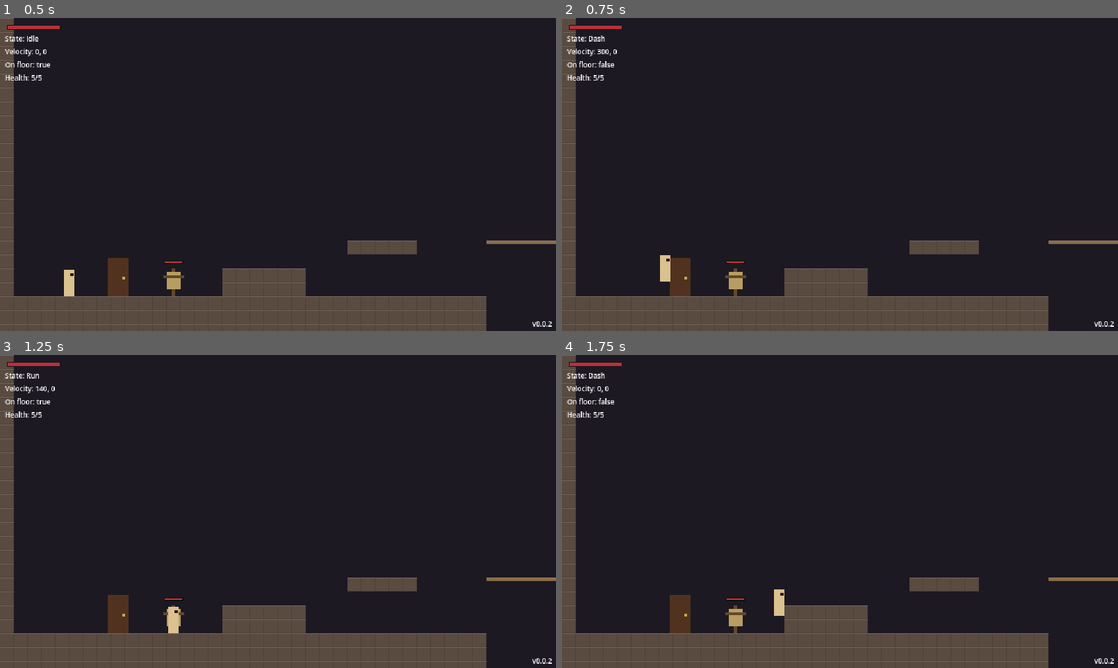
Above: before the commit, frames 1-4 (two rows, left to right).
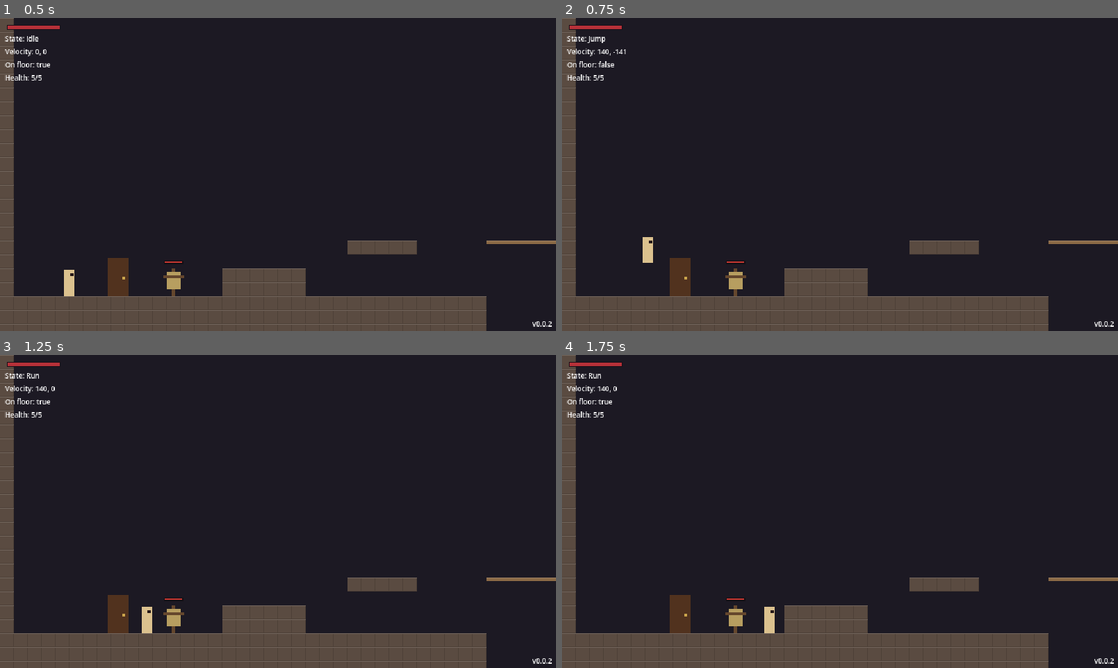
Above: after the commit, the same moments.

Repository: yuriisytnyk1996/The-Last-Sich
Game: Godot game, scene res://levels/world.tscn
The game is run twice, just before and just after one commit, with the same random seed, the same clock (stepped at 60 frames per second) and the same inputs.
Inputs:
- Up to frame 1 (0.5 s): no input
- Up to frame 2 (0.75 s): tap Enter at 0.5 s; hold D (move_right) from 0.53 s (still down); hold Space (jump) from 0.53 s (still down); tap K (dash) at 0.6 s
- Up to frame 3 (1.25 s): keep holding D (move_right); keep holding Space (jump)
- Up to frame 4 (1.75 s): keep holding D (move_right); release Space (jump) at 1.28 s; tap Space (jump) at 1.35, 1.52 s; tap K (dash) at 1.55 s

Frame 1 is identical in both runs. In frame 2, 0.4% of the frame differs, in the area x 4-20%, y 5-85%; in frame 3, 0.3%; in frame 4, 0.4%, in the area x 5-40%, y 5-89%.

Commit message:
fix(player): make dash a ground-only move
Jump and Fall no longer start a dash, so pressing dash after jumping,
falling or jumping off a ladder does nothing, and the air dash is gone.
wants_dash() needs the floor and loses to a jump pressed in the same
frame. A dash that runs off a ledge ends at once and the player falls
with normal air control.

Diff:
--- a/actors/player/player.gd
+++ b/actors/player/player.gd
@@ -60,7 +60,6 @@
 var _jump_buffer_timer := 0.0
 var _attack_buffer_timer := 0.0
 var _dash_cooldown_timer := 0.0
-var _air_dash_available := true
 
 @onready var jump_velocity: float = -2.0 * jump_height / jump_time_to_peak
 @onready var jump_gravity: float = 2.0 * jump_height / (jump_time_to_peak * jump_time_to_peak)
@@ -80,7 +79,6 @@
 	# A parent runs before its children, so the states always see fresh timers.
 	if is_on_floor():
 		_coyote_timer = coyote_time
-		_air_dash_available = true
 	else:
 		_coyote_timer = maxf(_coyote_timer - delta, 0.0)
 
@@ -146,18 +144,19 @@
 	set_collision_mask_value(PLATFORMS_LAYER, enabled)
 
 
+## Dash is a ground move only: never in the air or on a ladder, and a jump
+## pressed in the same frame wins.
 func wants_dash() -> bool:
 	return (
 		Input.is_action_just_pressed("dash")
+		and not Input.is_action_just_pressed("jump")
 		and _dash_cooldown_timer <= 0.0
-		and (is_on_floor() or _air_dash_available)
+		and is_on_floor()
 	)
 
 
 func start_dash() -> void:
 	_dash_cooldown_timer = dash_cooldown
-	if not is_on_floor():
-		_air_dash_available = false
 
 
 func wants_attack() -> bool:
--- a/actors/player/states/dash.gd
+++ b/actors/player/states/dash.gd
@@ -1,4 +1,7 @@
 extends PlayerState
+## A fast, straight burst along the ground in the input direction (or the
+## facing direction). No gravity. Ground only: running off a ledge ends it
+## at once and the player falls with normal air control.
 
 var _time_left := 0.0
 
@@ -13,11 +16,11 @@
 
 
 func physics_update(delta: float) -> void:
-	# No gravity during a dash: a straight, snappy burst.
 	_time_left -= delta
 	player.move_and_slide()
-	if _time_left > 0.0:
-		return
-
-	player.velocity.x = player.facing * player.run_speed
-	finished.emit(ground_state() if player.is_on_floor() else FALL)
+	if not player.is_on_floor():
+		player.velocity.x = player.facing * player.run_speed
+		finished.emit(FALL)
+	elif _time_left <= 0.0:
+		player.velocity.x = player.facing * player.run_speed
+		finished.emit(ground_state())
--- a/actors/player/states/fall.gd
+++ b/actors/player/states/fall.gd
@@ -20,8 +20,6 @@
 		finished.emit(JUMP)
 	elif player.ladder_climb.wants_grab_up():
 		finished.emit(CLIMB)
-	elif player.wants_dash():
-		finished.emit(DASH)
 	elif player.wants_attack():
 		finished.emit(attack_state())
 	elif player.is_on_floor():
--- a/actors/player/states/jump.gd
+++ b/actors/player/states/jump.gd
@@ -21,8 +21,6 @@
 
 	if player.ladder_climb.wants_grab_up():
 		finished.emit(CLIMB)
-	elif player.wants_dash():
-		finished.emit(DASH)
 	elif player.wants_attack():
 		finished.emit(attack_state())
 	elif player.velocity.y >= 0.0:
Not shown, changed: docs/systems/input.md
Not shown, changed: docs/systems/player.md
